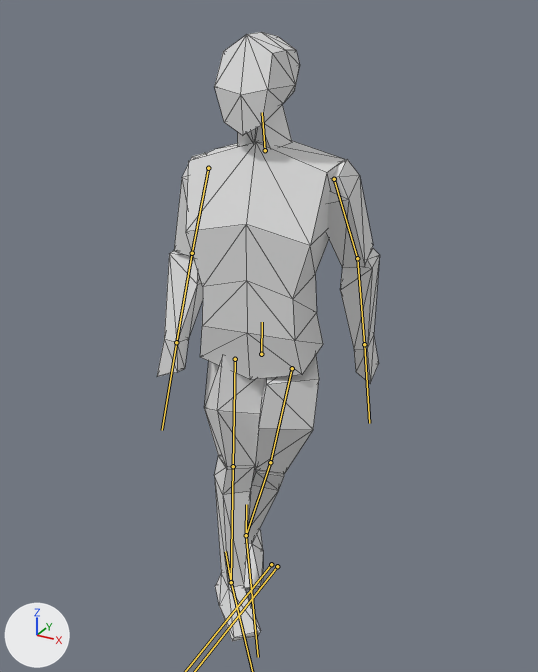
Renders of the glTF model Import/Player.glb from each side of a commit.
One viewpoint serves both versions: a 50 mm camera at (1.098, -1.889, 1.922) aimed at (0.055, 0.008, 0.974). The lights are fixed; the arrows at lower left show +X, +Y and +Z. Both versions are drawn at frame 8 of the action 'WalkLeft_Loop'; the numbers are the values there. The bones that bend it are drawn over the model as lines. Mesh edges are drawn as thin lines.
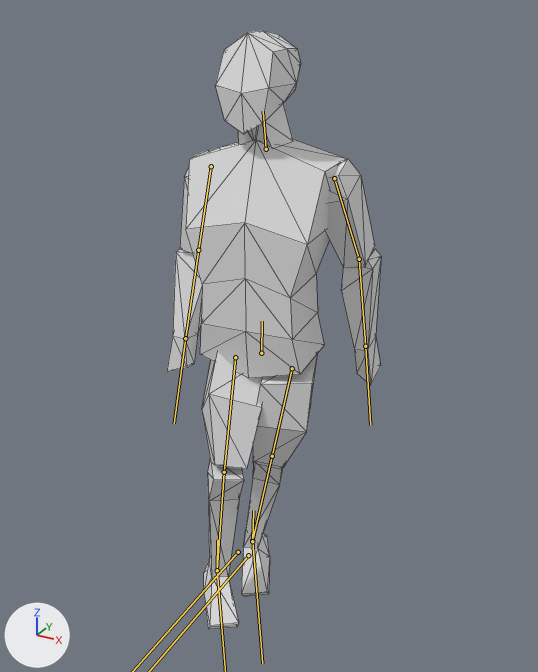
What differs and where, as boxes (x1, y1, x2, y2) in the pictures (538 x 672 px):
'Cube', posed: before (157, 32, 379, 642); after (167, 30, 381, 629)
bone 'Body', root to tip: before (261, 354) to (262, 322); after (261, 353) to (262, 321)
bone 'UpperLeg.L', root to tip: before (292, 368) to (270, 462); after (292, 368) to (272, 456)
bone 'LowerLeg.L', root to tip: before (270, 462) to (246, 535); after (272, 456) to (252, 540)
bone 'Foot.L', root to tip: before (246, 535) to (258, 657); after (252, 540) to (262, 663)
bone 'UpperArm.R', root to tip: before (208, 168) to (192, 253); after (211, 166) to (198, 250)
bone 'UpperLeg.R', root to tip: before (235, 359) to (233, 466); after (235, 357) to (224, 472)
bone 'LowerLeg.R', root to tip: before (233, 466) to (231, 582); after (224, 472) to (217, 570)

The change, as a diff of the scene's bpy script:
```diff
--- a/Import/Player.glb.py
+++ b/Import/Player.glb.py
@@ bone_body @@
 bone_body = bpy.data.objects['Armature'].pose.bones['Body']
-bone_body.location = (0.032, -0.001, 0.0)
-bone_body.rotation_quaternion = (0.997, 0.01, 0.076, -0.003)  # degrees (1, 9, 0)
+bone_body.location = (0.033, 0.002, 0.0)
+bone_body.rotation_quaternion = (0.999, 0.008, 0.052, -0.003)  # degrees (1, 6, 0)
@@ bone_upperleg_l @@
 bone_upperleg_l = bpy.data.objects['Armature'].pose.bones['UpperLeg.L']  # child of 'Body'
-bone_upperleg_l.rotation_quaternion = (-0.979, 0.016, 0.181, 0.091)  # degrees (0, -21, -11)
+bone_upperleg_l.rotation_quaternion = (-0.985, 0.058, 0.128, 0.098)  # degrees (-5, -15, -11)
@@ bone_lowerleg_l @@
 bone_lowerleg_l = bpy.data.objects['Armature'].pose.bones['LowerLeg.L']  # child of 'UpperLeg.L'
-bone_lowerleg_l.rotation_quaternion = (0.998, -0.059, 0.0, -0.01)  # degrees (-7, 0, -1)
+bone_lowerleg_l.rotation_quaternion = (0.999, 0.051, 0.0, 0.009)  # degrees (6, 0, 1)
@@ bone_foot_l @@
 bone_foot_l = bpy.data.objects['Armature'].pose.bones['Foot.L']  # child of 'LowerLeg.L'
-bone_foot_l.rotation_quaternion = (0.939, -0.164, 0.291, 0.084)  # degrees (-18, 35, 4)
+bone_foot_l.rotation_quaternion = (0.942, -0.217, 0.231, 0.11)  # degrees (-24, 29, 7)
@@ bone_upperarm_r @@
 bone_upperarm_r = bpy.data.objects['Armature'].pose.bones['UpperArm.R']  # child of 'Body'
-bone_upperarm_r.rotation_quaternion = (0.999, 0.031, 0.006, 0.03)  # degrees (4, 1, 3)
+bone_upperarm_r.rotation_quaternion = (0.999, -0.001, 0.002, 0.04)  # degrees (0, 0, 5)
@@ bone_upperleg_r @@
 bone_upperleg_r = bpy.data.objects['Armature'].pose.bones['UpperLeg.R']  # child of 'Body'
-bone_upperleg_r.rotation_quaternion = (0.943, 0.105, -0.316, 0.002)  # degrees (14, -37, -4)
+bone_upperleg_r.rotation_quaternion = (0.929, 0.26, -0.262, -0.005)  # degrees (34, -29, -10)
@@ bone_lowerleg_r @@
 bone_lowerleg_r = bpy.data.objects['Armature'].pose.bones['LowerLeg.R']  # child of 'UpperLeg.R'
-bone_lowerleg_r.rotation_quaternion = (0.999, 0.051, 0.0, -0.009)  # degrees (6, 0, -1)
+bone_lowerleg_r.rotation_quaternion = (0.971, -0.236, 0.0, 0.042)  # degrees (-27, 1, 5)
@@ bone_foot_r @@
 bone_foot_r = bpy.data.objects['Armature'].pose.bones['Foot.R']  # child of 'LowerLeg.R'
-bone_foot_r.rotation_quaternion = (0.966, -0.242, -0.074, 0.06)  # degrees (-29, -7, 9)
+bone_foot_r.rotation_quaternion = (0.99, -0.11, -0.079, 0.034)  # degrees (-13, -9, 5)
```
